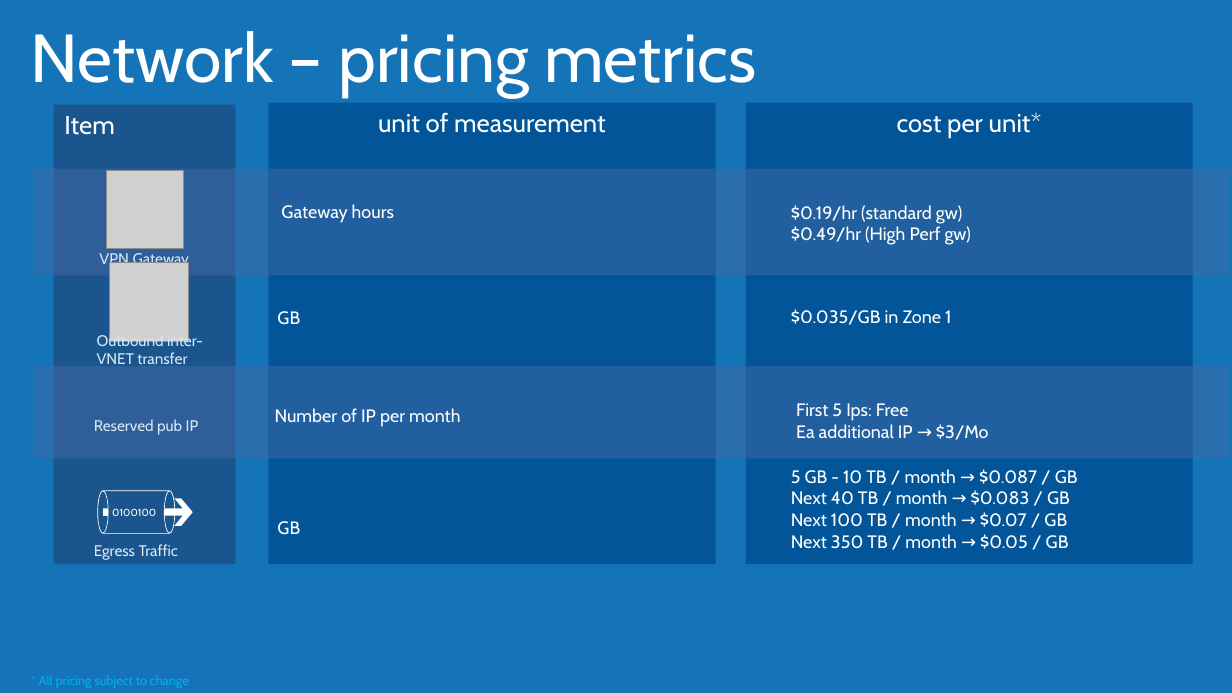
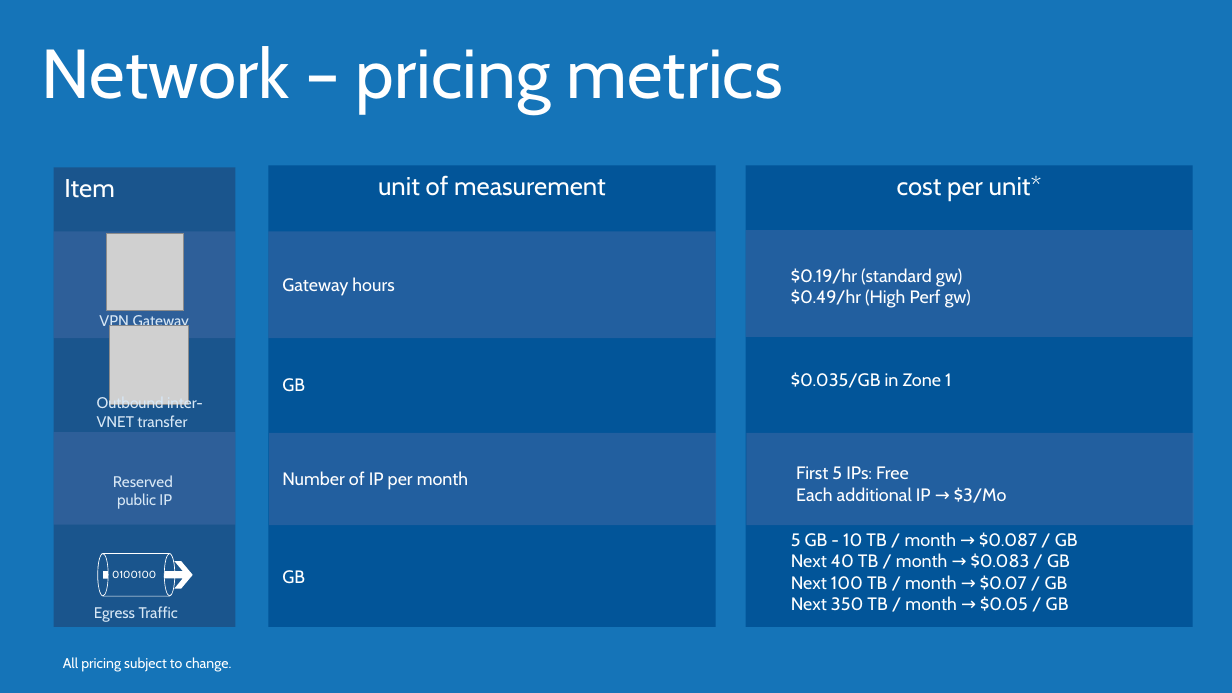
Before and after one commit to AzureCAT-GSI/SAP-on-Azure, a slide deck: slide 43 of Presentations/04_SAP_Netweaver_on_Azure_ADS.pptx (slide 55 before the commit). Drawn at 1232x693 pixels with LibreOffice and Linux fonts; fonts in the diff are those of the drawing; grey boxes stand for pictures; background and template pictures are left out. Boxes give left, top, right and bottom in pixels: in the first picture for what was removed or moved away, otherwise in the second. Text is boxed around its words. In the diff, an @@ line names an element or a change of style, - is before the commit and + after.

```diff
--- a/Presentations/04_SAP_Netweaver_on_Azure_ADS.pptx
+++ b/Presentations/04_SAP_Netweaver_on_Azure_ADS.pptx
@@ title "Network – pricing metrics": place and size @@
-title "Network – pricing metrics" at (31,31,756,97)
+title "Network – pricing metrics" at (42,46,783,114)
@@ title "Network – pricing metrics" at (42,46,783,114): size 52.9 to 54 pt @@
@@ rectangle removed at (33,168,1229,275) @@
@@ rectangle added at (54,231,236,338), fill #426AA6 at 50% opacity @@
@@ rectangle added at (268,231,715,338), fill #426AA6 at 50% opacity @@
@@ rectangle added at (746,230,1193,337), fill #426AA6 at 50% opacity @@
@@ text "Gateway hours": place and size @@
-text "Gateway hours" at (281,204,394,223)
+text "Gateway hours" at (282,277,394,296)
@@ rectangle removed at (33,366,1229,458) @@
@@ 2 rectangles, 1 text: place and size @@
-2 rectangles, 1 text at (97,103,1193,565)
+2 rectangles, 1 text at (97,165,1193,628)
@@ text "GB": place and size @@
-text "GB" at (277,311,300,325)
+text "GB" at (282,378,305,392)
@@ rectangle added at (54,433,236,525), fill #426AA6 at 50% opacity @@
@@ rectangle added at (269,433,716,525), fill #426AA6 at 50% opacity @@
@@ rectangle added at (747,433,1194,525), fill #426AA6 at 50% opacity @@
@@ text at (113,475,173,509): text changed @@
-Reserved pub IP
+Reserved
+public IP
@@ text "Number of IP per month": place and size @@
-text "Number of IP per month" at (275,408,460,427)
+text "Number of IP per month" at (282,471,468,490)
@@ text at (796,466,1007,503): text changed @@
-First 5 Ips: Free
-Ea additional IP → $3/Mo
+First 5 IPs: Free
+Each additional IP → $3/Mo
@@ text "5 GB - 10 TB ...": place and size @@
-text "5 GB - 10 TB ..." at (791,469,1078,549)
+text "5 GB - 10 TB ..." at (791,532,1078,611)
@@ 4 texts, 3 freeform shapes, 2 pictures, 1 rectangle: place and size @@
-4 texts, 3 freeform shapes, 2 pictures, 1 rectangle at (54,104,971,564)
+4 texts, 3 freeform shapes, 2 pictures, 1 rectangle at (54,167,971,627)
@@ text "GB": place and size @@
-text "GB" at (277,521,300,535)
+text "GB" at (282,570,305,584)
@@ text at (63,657,232,671): text changed; size 10 to 11 pt; text colour #00B0F0 to #FFFFFF @@
-* All pricing subject to change
+All pricing subject to change.
```
Also in this commit, not shown: 39 other slides changed, 18 slides added, 21 slides removed, 18 other files.
